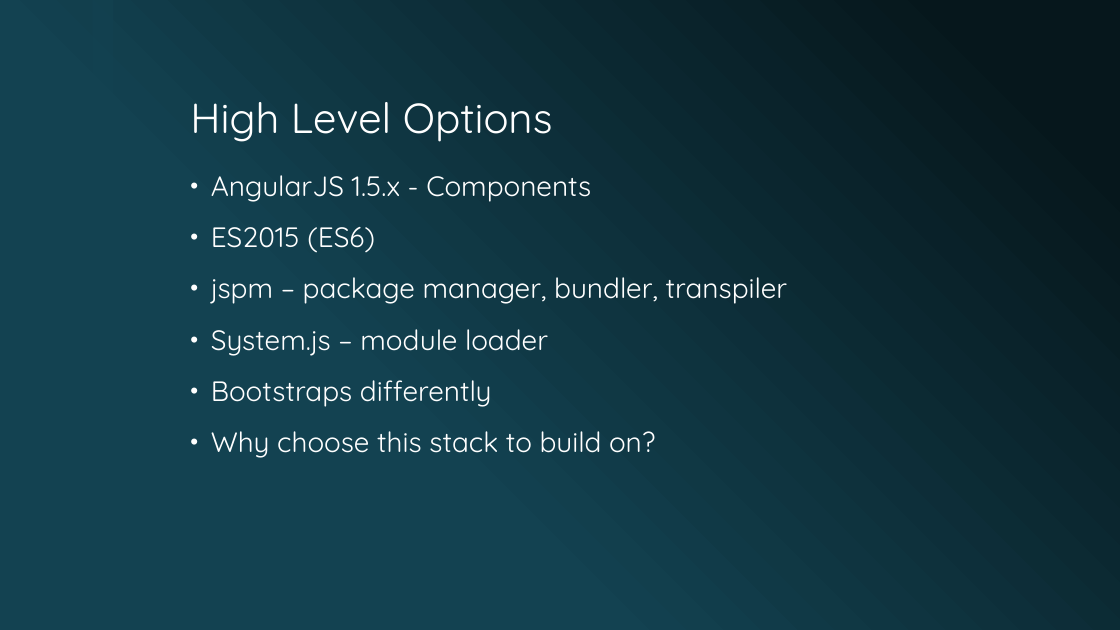
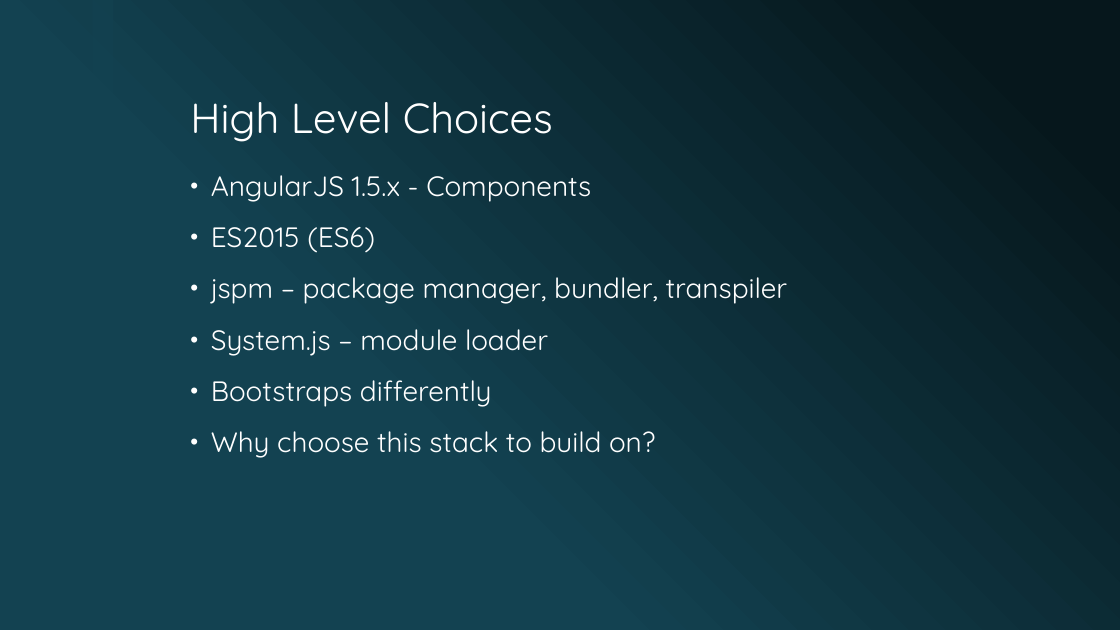
Before and after one commit to lukekedz/ReviewPresentation, a slide deck: slide 5 of Deck/Testable ES2015 AngularJS 1.5.x Component-based Applications.pptx. Drawn at 1120x630 pixels with LibreOffice and Linux fonts; fonts in the diff are those of the drawing; background and template pictures are left out. Boxes give left, top, right and bottom in pixels: in the first picture for what was removed or moved away, otherwise in the second. Text is boxed around its words. In the diff, an @@ line names an element or a change of style, - is before the commit and + after.

```diff
--- a/Deck/Testable ES2015 AngularJS 1.5.x Component-based Applications.pptx
+++ b/Deck/Testable ES2015 AngularJS 1.5.x Component-based Applications.pptx
@@ title at [190, 102, 553, 142]: text changed @@
-High Level Options
+High Level Choices
```
Also in this commit, not shown: 1 other slide changed.
